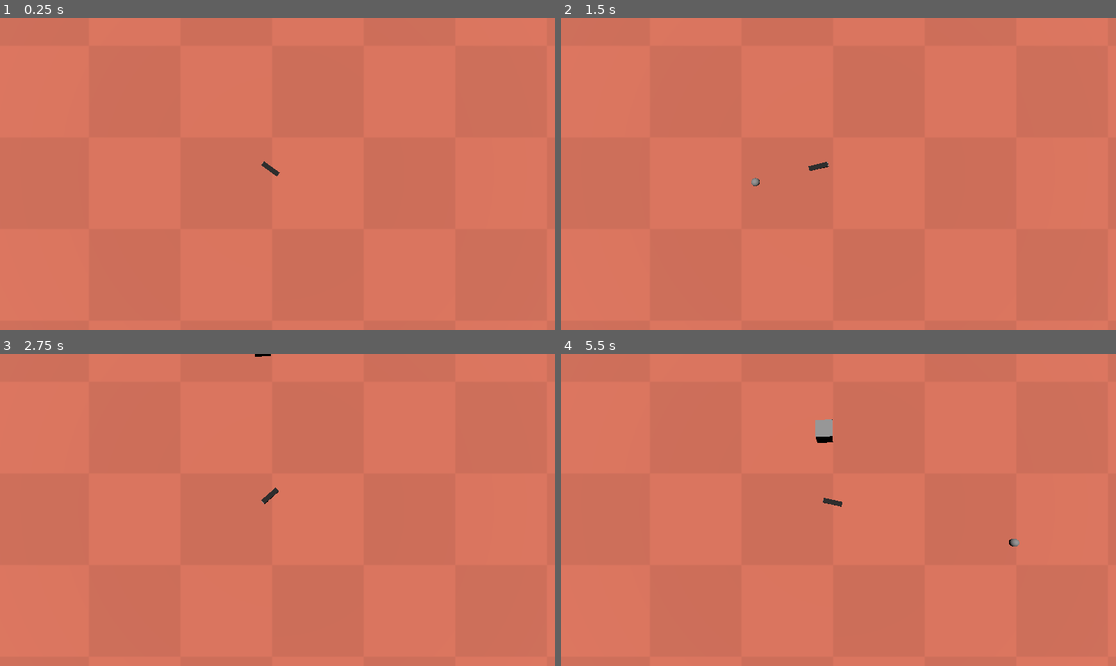
Above: before the commit, frames 1-4 (two rows, left to right).
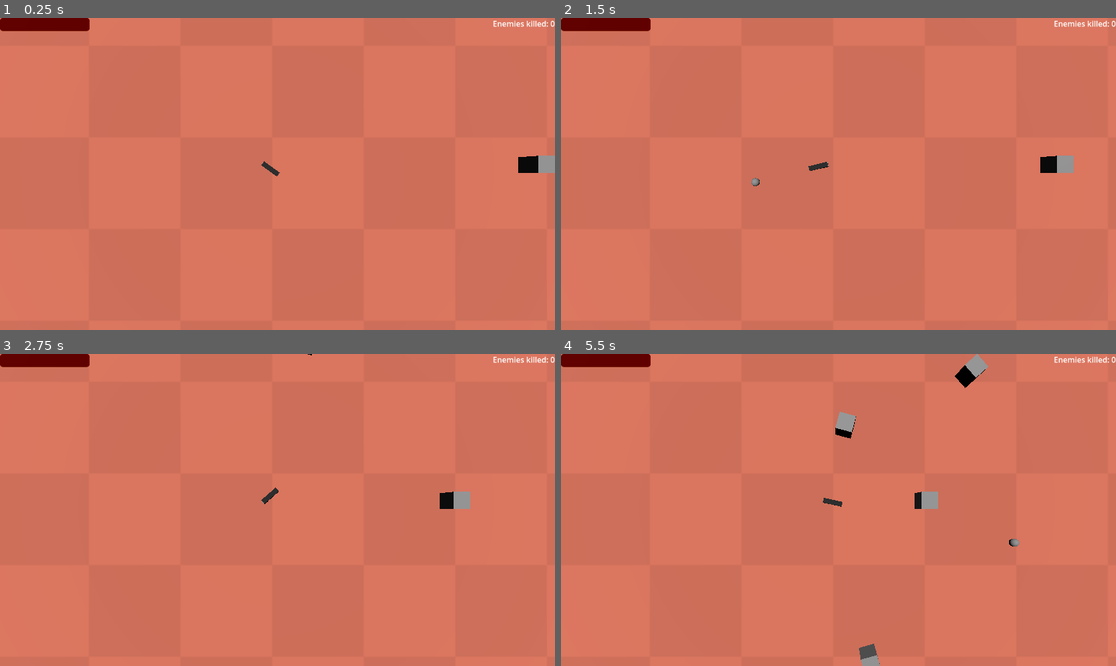
Above: after the commit, the same moments.

Repository: The-Only-A-Games/cannon-fire
Game: Godot game, scene res://Scenes/Test_Scense/test_level.tscn
Same seed, same stepped clock (60 frames per second), same inputs: the game is played once before the commit and once after it.
Inputs (mouse positions are in pixels of both pictures, inside the frame that each line leads up to):
- Up to frame 1 (0.25 s): no input
- Up to frame 2 (1.5 s): move the mouse to (960, 158) at 0.52 s; click (960, 158) at 0.6 s; move the mouse to (727, 189) at 1.27 s; click (727, 189) at 1.35 s
- Up to frame 3 (2.75 s): move the mouse to (333, 441) at 2.02 s; click (333, 441) at 2.1 s
- Up to frame 4 (5.5 s): move the mouse to (810, 572) at 2.77 s; click (810, 572) at 2.85 s; move the mouse to (1005, 556) at 3.52 s; click (1005, 556) at 3.6 s; move the mouse to (672, 463) at 4.27 s; click (672, 463) at 4.35 s; move the mouse to (866, 510) at 5.02 s; click (866, 510) at 5.1 s

The runs differ from the first frame. In frame 1, 1.2% of the frame differs, in the area x 0-100%, y 0-50%; in frame 2, 1.1%; in frame 3, 1.1%; in frame 4, 2.0%, in the area x 0-100%, y 0-100%.

Commit message:
Added basic UI and a gameover menu

Diff:
--- /dev/null
+++ b/Scenes/Test_Scense/test_level.gdshader
@@ -0,0 +1,14 @@
+shader_type canvas_item;
+
+void vertex() {
+	// Called for every vertex the material is visible on.
+}
+
+void fragment() {
+	// Called for every pixel the material is visible on.
+}
+
+//void light() {
+//	// Called for every pixel for every light affecting the CanvasItem.
+//	// Uncomment to replace the default light processing function with this one.
+//}
--- a/Scenes/Test_Scense/test_level.tscn
+++ b/Scenes/Test_Scense/test_level.tscn
@@ -1,6 +1,7 @@
-[gd_scene load_steps=6 format=3 uid="uid://cy6jftiqjmgf"]
+[gd_scene load_steps=8 format=3 uid="uid://cy6jftiqjmgf"]
 
 [ext_resource type="Texture2D" uid="uid://c1e4se8bexlw6" path="res://Assets/checkboard.png" id="1_cox41"]
+[ext_resource type="Script" uid="uid://cokwds4xc7d4k" path="res://Scripts/game_manager.gd" id="1_v1hxw"]
 [ext_resource type="PackedScene" uid="uid://c1ln68kfwmjfi" path="res://Scenes/cannon.tscn" id="2_u2cn3"]
 [ext_resource type="PackedScene" uid="uid://hcw86avi5rfb" path="res://Scenes/Test_Scense/test_spawner.tscn" id="4_v1hxw"]
 
@@ -14,7 +15,11 @@
 uv1_scale = Vector3(11.685, 11.685, 11.685)
 uv1_triplanar = true
 
+[sub_resource type="CanvasItemMaterial" id="CanvasItemMaterial_v1hxw"]
+blend_mode = 2
+
 [node name="TestLevel" type="Node3D"]
+script = ExtResource("1_v1hxw")
 
 [node name="Camera3D" type="Camera3D" parent="."]
 transform = Transform3D(1, 0, 0, 0, -4.37114e-08, 1, 0, -1, -4.37114e-08, -2.97096, 12.33, 4.50868)
@@ -37,5 +42,83 @@
 material = SubResource("StandardMaterial3D_u2cn3")
 
 [node name="Test_Spawner" parent="NavigationRegion3D" instance=ExtResource("4_v1hxw")]
-transform = Transform3D(1, 0, 0, 0, 1, 0, 0, 0, 1, -4, -0.830069, -11.2598)
+transform = Transform3D(1, 0, 0, 0, 1, 0, 0, 0, 1, 0.259961, -0.648388, -11.2598)
 nav = NodePath("..")
+
+[node name="Test_Spawner2" parent="NavigationRegion3D" instance=ExtResource("4_v1hxw")]
+transform = Transform3D(1, 0, 0, 0, 1, 0, 0, 0, 1, 13.3666, -0.648388, -11.2598)
+nav = NodePath("..")
+
+[node name="Test_Spawner3" parent="NavigationRegion3D" instance=ExtResource("4_v1hxw")]
+transform = Transform3D(1, 0, 0, 0, 1, 0, 0, 0, 1, 13.3666, -0.648388, 3.93612)
+nav = NodePath("..")
+
+[node name="Test_Spawner4" parent="NavigationRegion3D" instance=ExtResource("4_v1hxw")]
+transform = Transform3D(1, 0, 0, 0, 1, 0, 0, 0, 1, 1.90179, -0.648388, 24.2195)
+nav = NodePath("..")
+
+[node name="Test_Spawner5" parent="NavigationRegion3D" instance=ExtResource("4_v1hxw")]
+transform = Transform3D(1, 0, 0, 0, 1, 0, 0, 0, 1, -33.8482, -0.648388, 24.2195)
+nav = NodePath("..")
+
+[node name="Test_Spawner6" parent="NavigationRegion3D" instance=ExtResource("4_v1hxw")]
+transform = Transform3D(1, 0, 0, 0, 1, 0, 0, 0, 1, -33.8482, -0.648388, 2.06292)
+nav = NodePath("..")
+
+[node name="Test_Spawner7" parent="NavigationRegion3D" instance=ExtResource("4_v1hxw")]
+transform = Transform3D(1, 0, 0, 0, 1, 0, 0, 0, 1, -33.8482, -0.648388, -19.6458)
+nav = NodePath("..")
+
+[node name="CanvasLayer" type="CanvasLayer" parent="."]
+
+[node name="ScoreLabel" type="Label" parent="CanvasLayer"]
+anchors_preset = 1
+anchor_left = 1.0
+anchor_right = 1.0
+offset_left = -40.0
+offset_bottom = 23.0
+grow_horizontal = 0
+text = "Enemies killed: 0"
+metadata/_edit_use_anchors_ = true
+
+[node name="DeathMenu" type="Control" parent="CanvasLayer"]
+visible = false
+layout_mode = 3
+anchors_preset = 15
+anchor_right = 1.0
+anchor_bottom = 1.0
+grow_horizontal = 2
+grow_vertical = 2
+size_flags_horizontal = 0
+
+[node name="Label" type="Label" parent="CanvasLayer/DeathMenu"]
+layout_mode = 1
+anchors_preset = 8
+anchor_left = 0.5
+anchor_top = 0.5
+anchor_right = 0.5
+anchor_bottom = 0.5
+offset_left = -43.5
+offset_top = -11.5
+offset_right = 43.5
+offset_bottom = 11.5
+grow_horizontal = 2
+grow_vertical = 2
+text = "Game Over"
+
+[node name="Button" type="Button" parent="CanvasLayer/DeathMenu"]
+layout_mode = 0
+offset_left = 543.0
+offset_top = 350.0
+offset_right = 608.0
+offset_bottom = 381.0
+text = "Restart"
+
+[node name="Health" type="ProgressBar" parent="CanvasLayer"]
+material = SubResource("CanvasItemMaterial_v1hxw")
+offset_right = 186.0
+offset_bottom = 27.0
+value = 100.0
+show_percentage = false
+
+[connection signal="pressed" from="CanvasLayer/DeathMenu/Button" to="." method="_on_button_pressed"]
--- a/Scripts/cannon.gd
+++ b/Scripts/cannon.gd
@@ -8,6 +8,8 @@
 @export var camera_path : NodePath
 @onready var marker_3d = $Marker3D
 const PROJECTILE = preload("res://Scenes/projectile.tscn")
+
+var health = 100
 
 func _ready():
 	camera = get_node(camera_path)
@@ -43,8 +45,16 @@
 		shoot()
 
 
+	health = get_node("/root/TestLevel").get_player_health()
+	if (health <= 0):
+		get_node("/root/TestLevel").show_death_menu()
+		queue_free()
+
 func shoot():
 	var bullet = PROJECTILE.instantiate()
 	marker_3d.add_child(bullet)
 
 	bullet.global_transform = marker_3d.global_transform
+
+func take_damage(n):
+	health -= n
--- a/Scripts/enemy.gd
+++ b/Scripts/enemy.gd
@@ -28,12 +28,13 @@
 
 	if (health <= 0):
 		print("Enemy just dies")
+		get_node("/root/TestLevel").add_score(1)
 		queue_free()
 
 
 func _on_area_3d_body_entered(body):
 	if (body.is_in_group("player")):
-		print("hurt player")
+		get_node("/root/TestLevel").player_take_damage(10)
 		queue_free()
 
 
--- /dev/null
+++ b/Scripts/game_manager.gd
@@ -0,0 +1,40 @@
+extends Node3D
+
+var score: int = 0
+@onready var score_label = $CanvasLayer/ScoreLabel
+@onready var death_menu = $CanvasLayer/DeathMenu
+@onready var health = $CanvasLayer/Health
+
+#func _ready():
+	#print(death_menu.pause_mode)
+
+func _physics_process(delta):
+	if (health.value <= 0):
+		show_death_menu()
+
+func add_score(n):
+	score += n
+	score_label.text = "Enemies killed: " + str(score)
+
+func get_score():
+	return score
+
+
+func show_death_menu():
+	death_menu.visible = true
+
+
+func _on_button_pressed():
+	print("jhkj")
+	_on_restart_button_pressed()
+
+func _on_restart_button_pressed():
+	print("pressed")
+	get_tree().paused = false
+	get_tree().reload_current_scene()
+
+func player_take_damage(n):
+	health.value -= n
+
+func get_player_health():
+	return health.value
Not shown, added: Scenes/Test_Scense/test_level.gdshader.uid
Not shown, added: Scripts/game_manager.gd.uid
